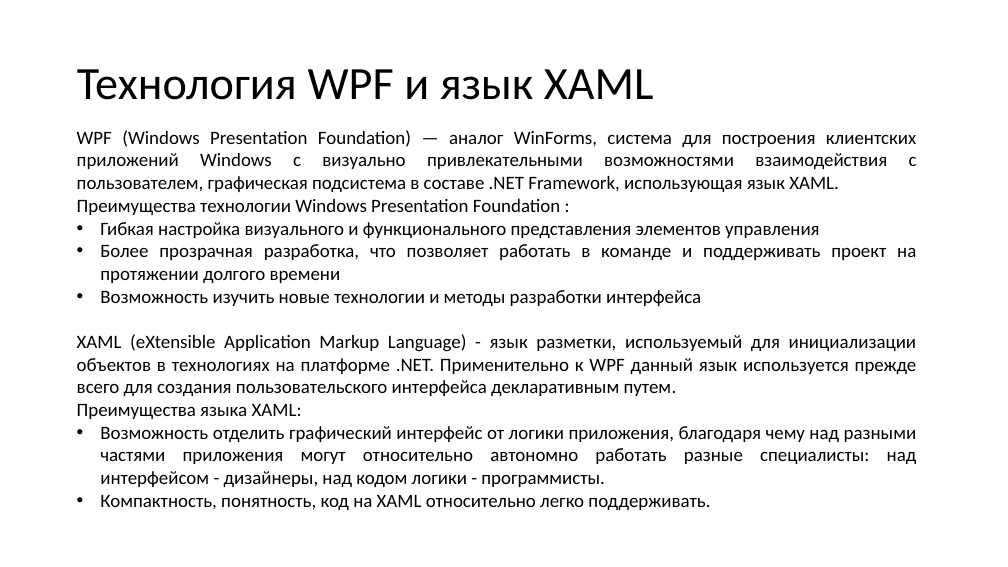
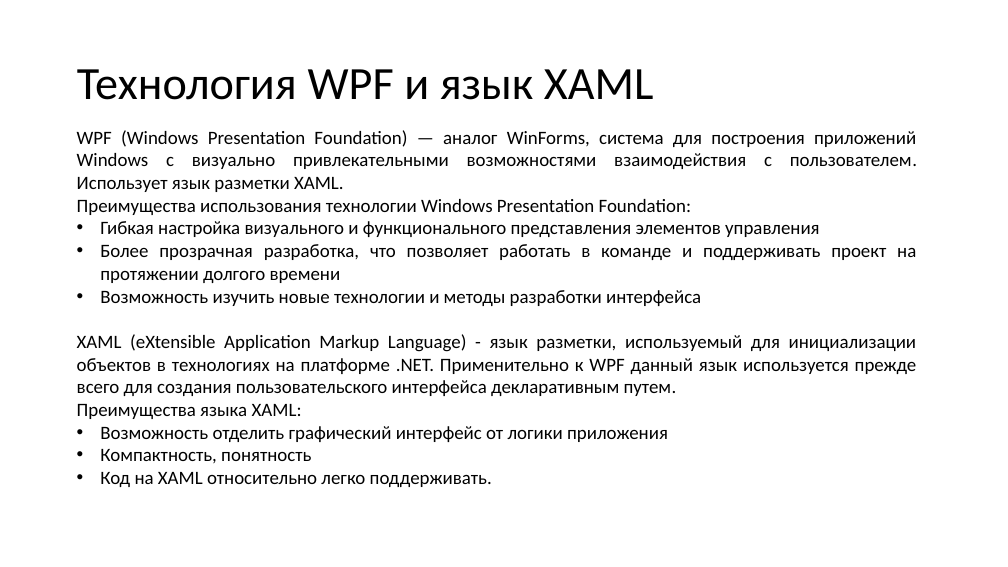
Before and after one commit to N0tilT/Timelon, a slide deck: slide 13 of docs/Timelon.pptx. Drawn at 1008x567 pixels with LibreOffice and Linux fonts; fonts in the diff are those of the drawing. Boxes give left, top, right and bottom in pixels: in the first picture for what was removed or moved away, otherwise in the second. Text is boxed around its words. In the diff, an @@ line names an element or a change of style, - is before the commit and + after.

```diff
--- a/docs/Timelon.pptx
+++ b/docs/Timelon.pptx
@@ text at [77,130,917,215]: text changed @@
-WPF (Windows Presentation Foundation) — аналог WinForms, система для построения клиентских приложений Windows с визуально привлекательными возможностями взаимодействия с пользователем, графическая подсистема в составе .NET Framework, использующая язык XAML.
-Преимущества технологии Windows Presentation Foundation :
+WPF (Windows Presentation Foundation) — аналог WinForms, система для построения приложений Windows с визуально привлекательными возможностями взаимодействия с пользователем. Использует язык разметки XAML.
+Преимущества использования технологии Windows Presentation Foundation:
@@ text at [100,426,668,487]: text changed @@
-• Возможность отделить графический интерфейс от логики приложения, благодаря чему над разными частями приложения могут относительно автономно работать разные специалисты: над интерфейсом - дизайнеры, над кодом логики - программисты.
-• Компактность, понятность, код на XAML относительно легко поддерживать.
+• Возможность отделить графический интерфейс от логики приложения
+• Компактность, понятность
+• Код на XAML относительно легко поддерживать.
```
Also in this commit, not shown: 8 other slides changed, 2 slides removed, 1 other file.
